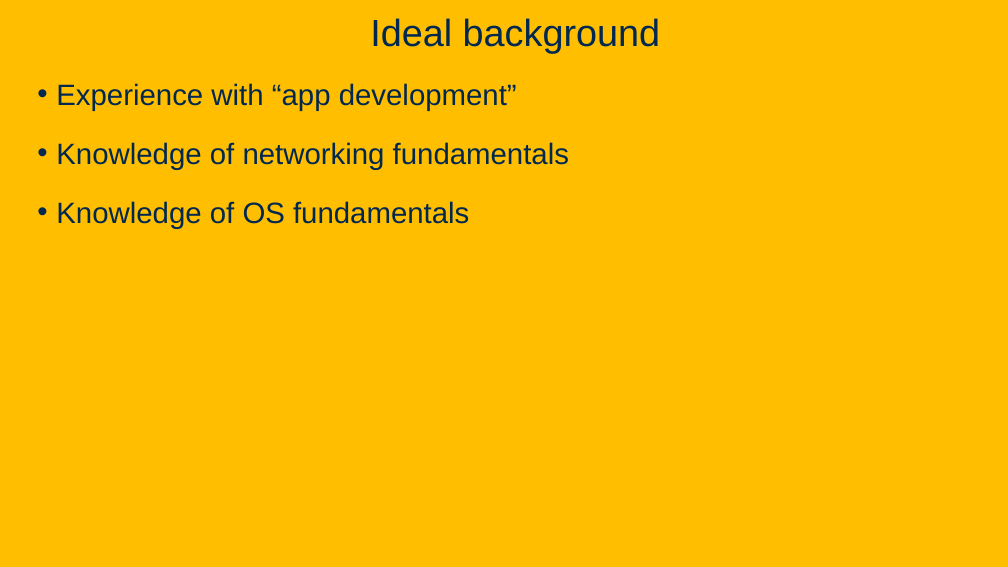
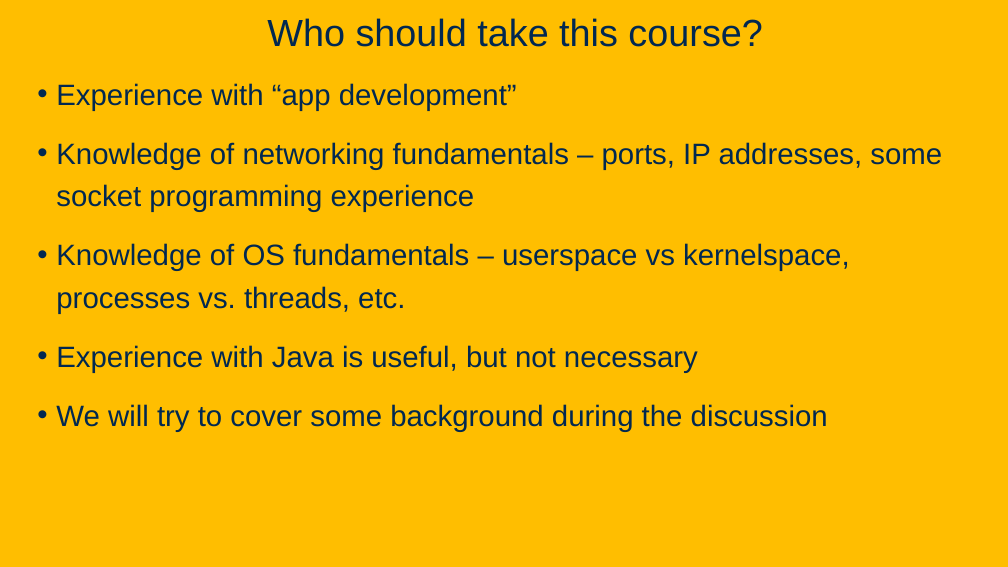
Before and after one commit to davsec-teaching/W26_ECS_160, a slide deck: slide 23 of slides/Intro.pptx (slide 15 before the commit). Drawn at 1008x567 pixels with LibreOffice and Linux fonts; fonts in the diff are those of the drawing; background and template pictures are left out. Boxes give left, top, right and bottom in pixels: in the first picture for what was removed or moved away, otherwise in the second. Text is boxed around its words. In the diff, an @@ line names an element or a change of style, - is before the commit and + after.

Commit message:
Updated slides

```diff
--- a/slides/Intro.pptx
+++ b/slides/Intro.pptx
@@ title at box(267, 18, 762, 47): text changed @@
-Ideal background
+Who should take this course?
@@ text at box(56, 142, 942, 432): text changed @@
-• Knowledge of networking fundamentals
-• Knowledge of OS fundamentals
+• Knowledge of networking fundamentals – ports, IP addresses, some socket programming experience
+• Knowledge of OS fundamentals – userspace vs kernelspace, processes vs. threads, etc.
+• Experience with Java is useful, but not necessary
+• We will try to cover some background during the discussion
```
Also in this commit, not shown: 10 other slides changed, 7 slides added, 10 other files.
